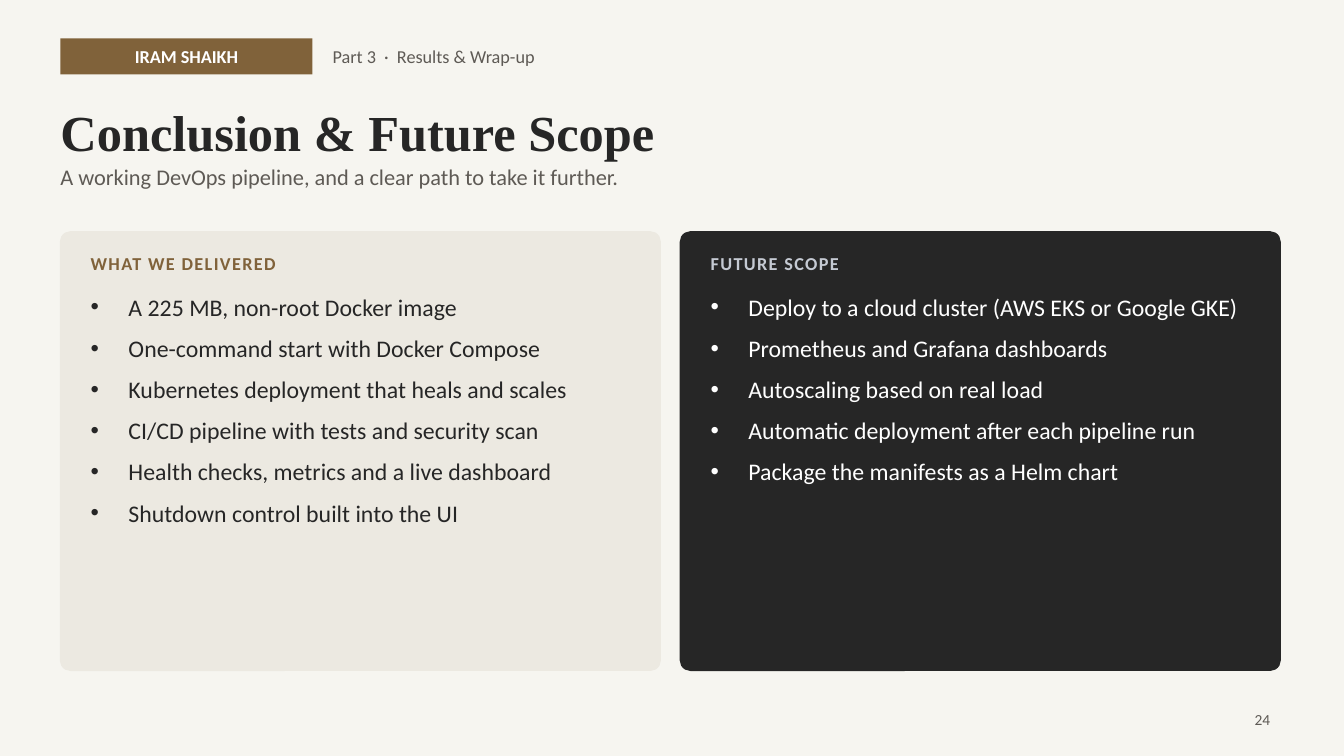
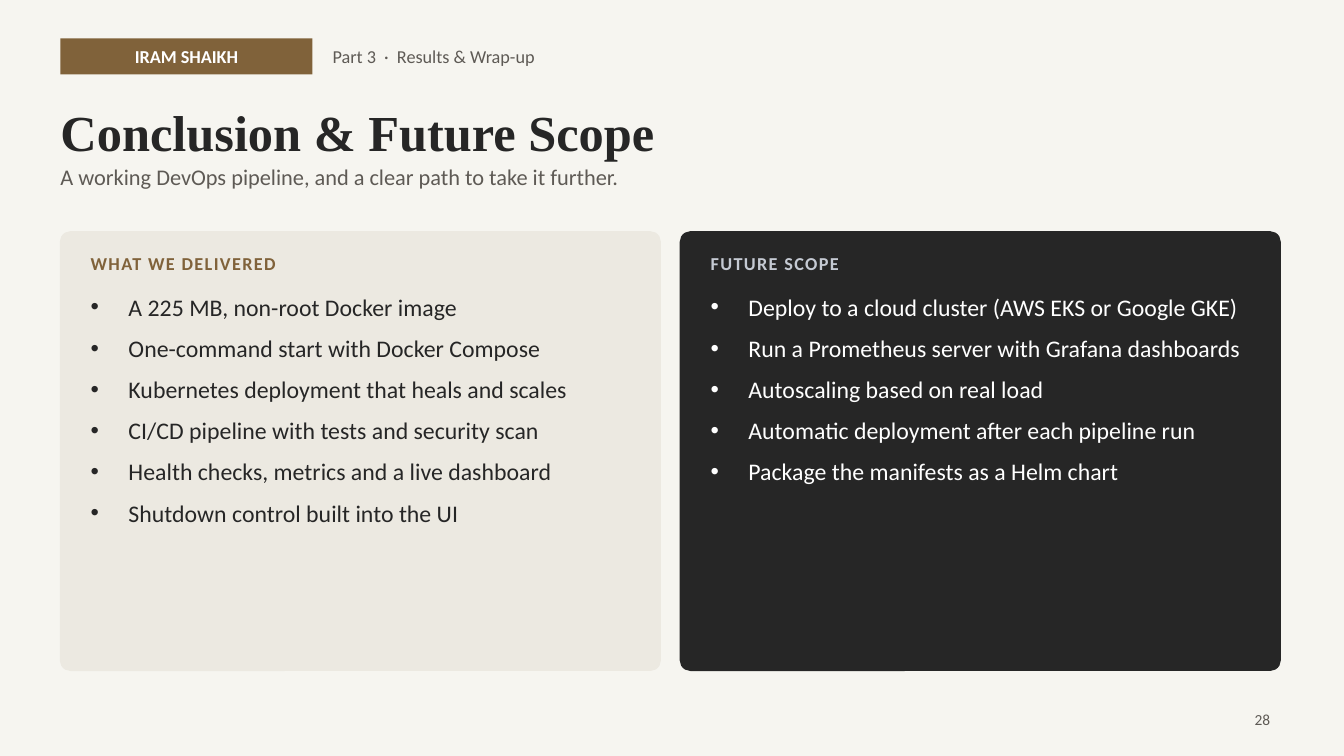
Before and after one commit to aayushhn123/Devops_Project_Sem_11, a slide deck: slide 28 of presentation/PriceScope_DevOps_Presentation.pptx (slide 24 before the commit). Drawn at 1344x756 pixels with LibreOffice and Linux fonts; fonts in the diff are those of the drawing; background and template pictures are left out. Boxes give left, top, right and bottom in pixels: in the first picture for what was removed or moved away, otherwise in the second. Text is boxed around its words. In the diff, an @@ line names an element or a change of style, - is before the commit and + after.

```diff
--- a/presentation/PriceScope_DevOps_Presentation.pptx
+++ b/presentation/PriceScope_DevOps_Presentation.pptx
@@ text at bbox=[748, 340, 1240, 357]: text changed @@
-• Prometheus and Grafana dashboards
+• Run a Prometheus server with Grafana dashboards
@@ page number at bbox=[1255, 714, 1271, 725]: text changed @@
-24
+28
```
Also in this commit, not shown: 3 other slides changed, 4 slides added, 11 other files.
